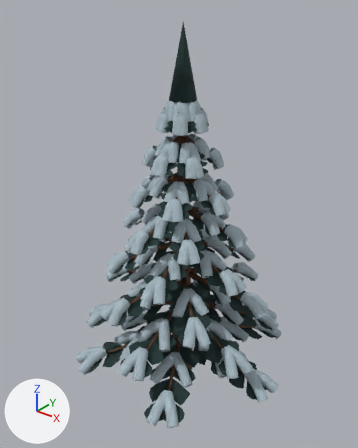
Two versions of the glTF model godot/assets/models/prop_fir_2.glb, one commit apart.
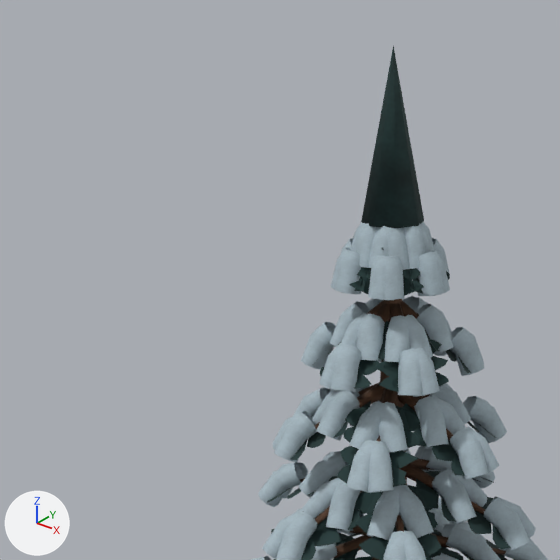
Each version appears first whole from a 50 mm camera at (3.48, -4.42, 5.04) aimed at (-0.02, -0.04, 2.33), and next in a close-up on the part from 2% to 72% of the width and 0% to 56% of the height. Arrows for +X, +Y and +Z are at lower left; the lights stay in place. The older version's two pictures come first. Where no turn or scale is listed for an object, it has been applied to the vertices. Vertices at exactly the same position are counted once.

Objects in the first close-up: 'Fir_needles', 'Old_oak', 'Soft_windblown_snow'.
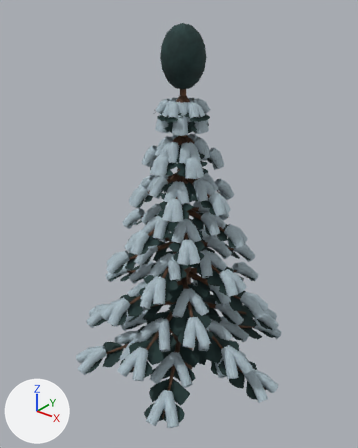
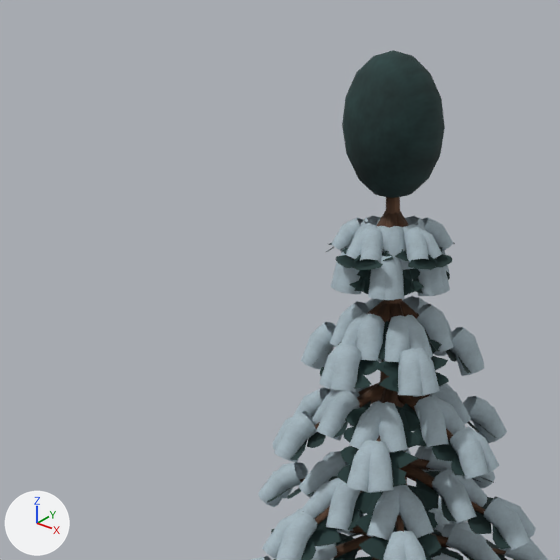
What the commit changed:
me_fir_needles_384 is used by ob_fir_needles; location (0.0, 0.0, 0.0).
me_fir_needles_384 had 4425 vertices, 3854 faces and spanned x -1.44..1.44, y -1.32..1.29, z 0.38..4.69.
me_fir_needles_384 now has 4858 vertices, 4360 faces and spans x -1.44..1.44, y -1.32..1.29, z 0.38..4.67.
me_fir_needles_384 part 1: 5 vertices moved from x -0.16..0.16, y -0.16..0.16, z 3.86 to x -0.01..0.34, y -0.08..0.04, z 3.73..3.85; 4 vertices removed from x -0.11..0.11, y -0.11..0.11, z 3.86..4.69; 437 vertices added at x -0.34..0.35, y -0.35..0.34, z 3.69..4.67.
me_soft_windblown_snow is used by ob_soft_windblown_snow; location (0.0, 0.0, 0.0).
me_soft_windblown_snow had 4608 vertices, 6144 faces and spanned x -1.48..1.48, y -1.36..1.33, z 0.33..3.87.
me_soft_windblown_snow now has 4848 vertices, 6464 faces and spans x -1.48..1.48, y -1.36..1.33, z 0.33..3.87.
me_soft_windblown_snow part 2: the loose piece of 24 vertices spanning x 0.0..0.18, y -0.18..-0.02, z 3.64..3.87 is copied, and the copy is multiplied about its middle by the matrix ((0.572, -0.461, -0.279), (0.473, 0.625, -0.064), (0.259, -0.122, 0.732)), then moved by (0.13, 0.08, 0.02); it spans x 0.15..0.32, y -0.09..0.04, z 3.69..3.87.
me_soft_windblown_snow part 3: the loose piece of 24 vertices spanning x 0.04..0.23, y -0.1..0.06, z 3.64..3.87 is copied, and the copy is multiplied about its middle by the matrix ((0.742, 0.138, -0.218), (-0.086, 0.759, 0.185), (0.243, -0.151, 0.732)), then moved by (0.07, -0.06, 0.02); it spans x 0.13..0.3, y -0.16..0.0, z 3.69..3.87.
me_soft_windblown_snow part 4: the loose piece of 24 vertices spanning x -0.02..0.12, y -0.23..-0.03, z 3.64..3.87 is copied, and the copy is multiplied about its middle by the matrix ((0.662, -0.398, -0.147), (0.424, 0.614, 0.246), (-0.01, -0.286, 0.732)), then moved by (-0.01, -0.09, 0.02); it spans x -0.03..0.12, y -0.31..-0.14, z 3.69..3.87.
me_soft_windblown_snow part 5: the loose piece of 24 vertices spanning x -0.11..0.03, y -0.23..-0.04, z 3.64..3.87 is copied, and the copy is multiplied about its middle by the matrix ((0.689, 0.361, 0.109), (-0.376, 0.637, 0.265), (0.034, -0.284, 0.732)), then moved by (0.03, -0.09, 0.02); it spans x -0.08..0.06, y -0.31..-0.14, z 3.69..3.87.
me_soft_windblown_snow part 6: the loose piece of 24 vertices spanning x -0.22..-0.04, y -0.12..0.05, z 3.64..3.87 is copied, and the copy is multiplied about its middle by the matrix ((0.746, -0.161, 0.189), (0.107, 0.748, 0.215), (-0.224, -0.179, 0.732)), then moved by (-0.06, -0.07, 0.02); it spans x -0.28..-0.12, y -0.19..-0.03, z 3.69..3.87.
me_soft_windblown_snow part 7: the loose piece of 24 vertices spanning x -0.02..0.16, y 0.03..0.2, z 3.64..3.87 is copied, and the copy is multiplied about its middle by the matrix ((0.747, 0.031, -0.244), (-0.081, 0.767, -0.15), (0.232, 0.168, 0.732)), then moved by (0.07, 0.06, 0.02); it spans x 0.06..0.23, y 0.1..0.25, z 3.69..3.87.
Other edits to the shape of me_soft_windblown_snow do not show in these pictures.

Where the change shows, as pixel boxes (x1, y1, x2, y2) in the close-ups (560 x 560 px):
'Soft_windblown_snow', reshaped: before (250, 222, 548, 560); after (250, 216, 548, 560)
'Fir_needles', reshaped: before (267, 46, 515, 560); after (267, 50, 515, 560)
part 1 of me_fir_needles_384, built on: before (361, 46, 424, 228); after (325, 50, 455, 270)
part 2 of me_soft_windblown_snow, added: after (417, 227, 442, 258)
part 3 of me_soft_windblown_snow, added: after (404, 227, 429, 264)
part 4 of me_soft_windblown_snow, added: after (360, 227, 383, 262)
part 5 of me_soft_windblown_snow, added: after (345, 227, 371, 259)
part 6 of me_soft_windblown_snow, added: after (332, 219, 360, 252)
part 7 of me_soft_windblown_snow, added: after (424, 218, 453, 251)
